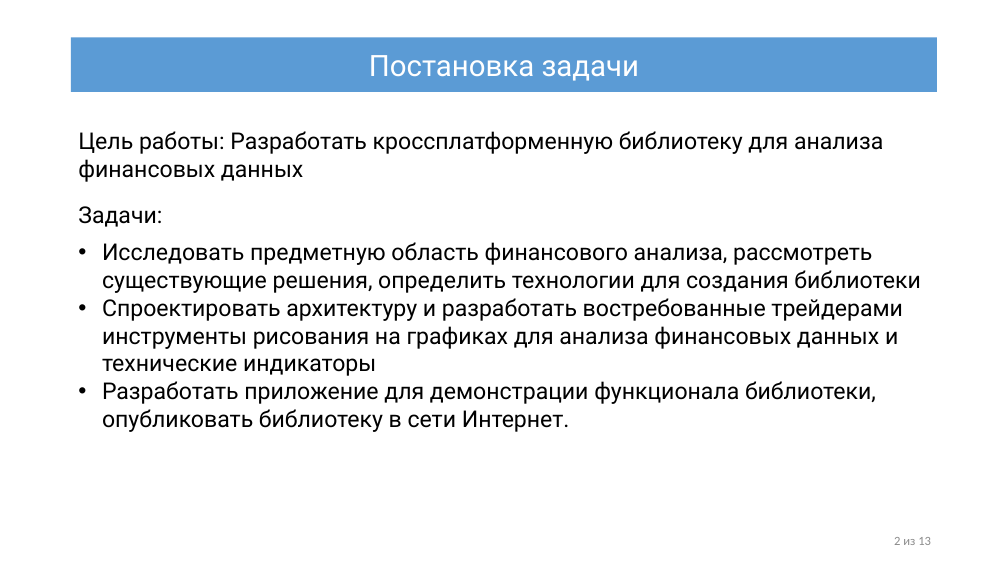
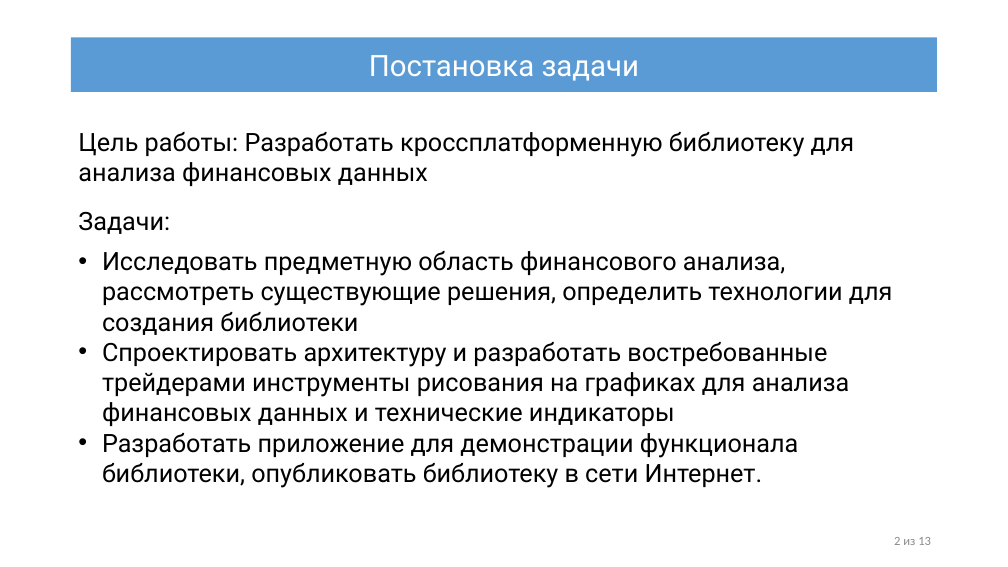
Before and after one commit to IliiaDenisov/masters-thesis, a slide deck: slide 2 of src/Презентация диплома.pptx. Drawn at 1008x567 pixels with LibreOffice and Linux fonts; fonts in the diff are those of the drawing. Boxes give left, top, right and bottom in pixels: in the first picture for what was removed or moved away, otherwise in the second. Text is boxed around its words. In the diff, an @@ line names an element or a change of style, - is before the commit and + after.

Commit message:
22->24

```diff
--- a/src/Презентация диплома.pptx
+++ b/src/Презентация диплома.pptx
@@ text "Цель работы: Разработать кроссплатформенную библиотеку ..." at (x1=78, y1=132, x2=893, y2=488): size 22 to 24 pt @@
```
